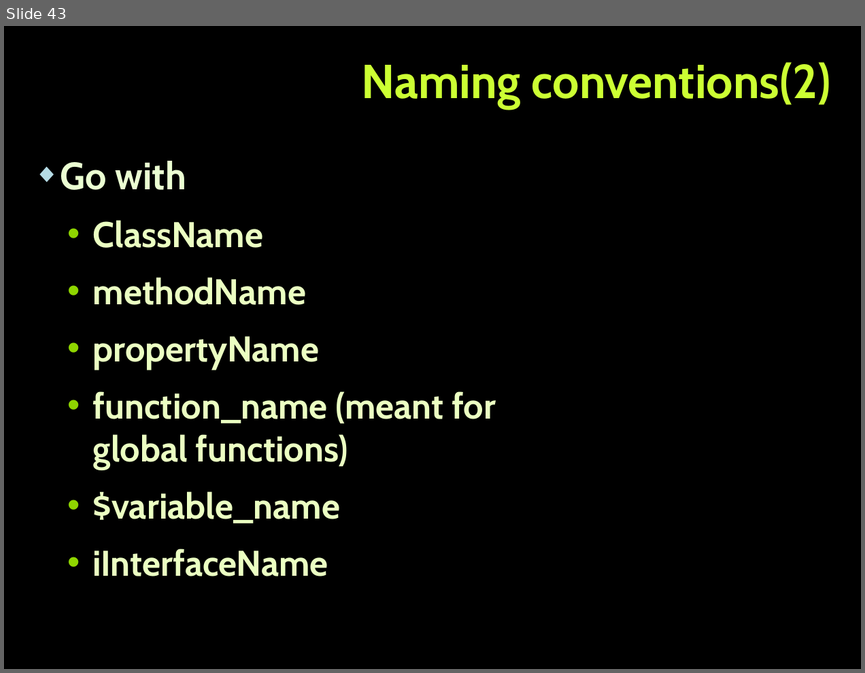
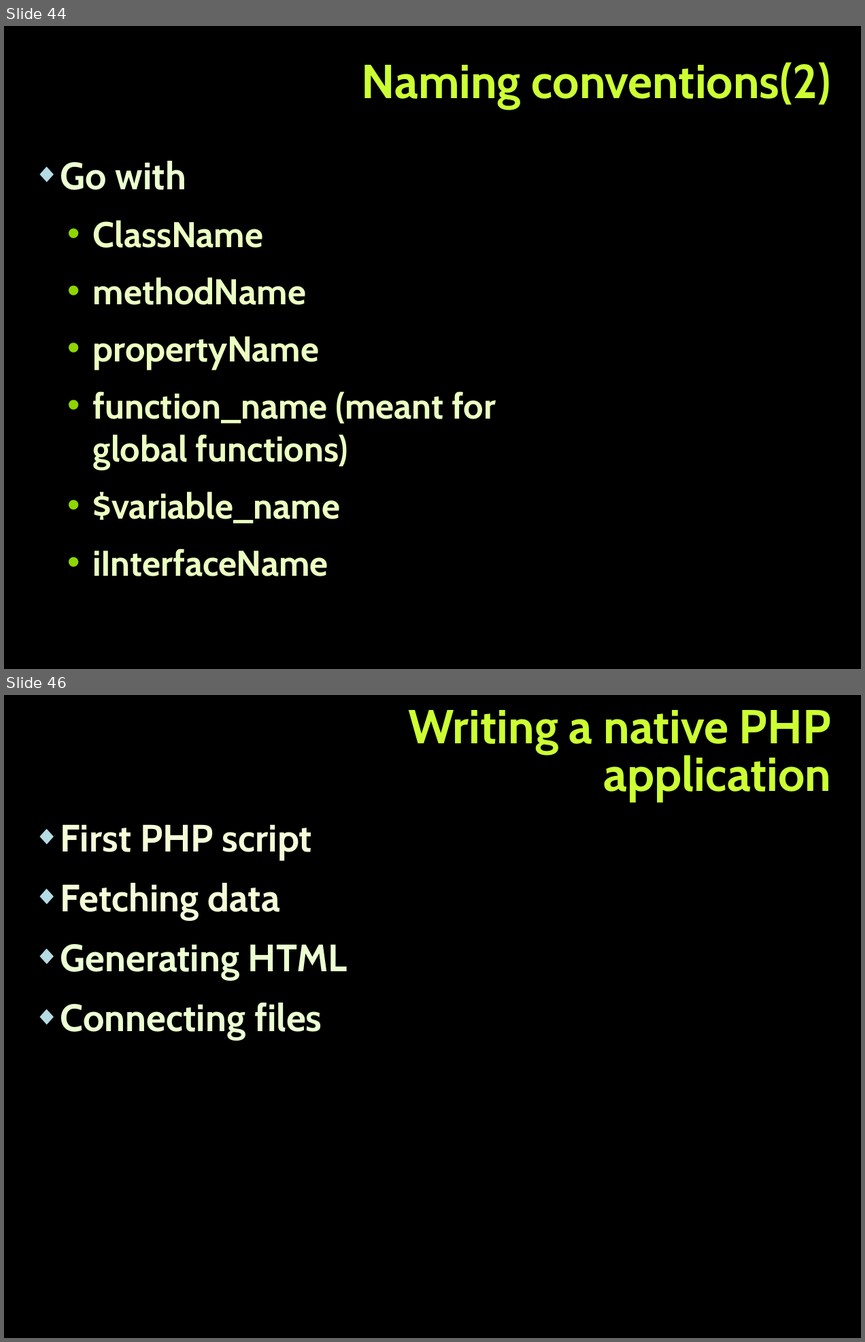
Before and after one commit to tanzhur/PHP_MVC-seminar, a slide deck: PHP_MVC.pptx. Shown one above the other, each under a label of ours: slide 43 before the commit, slides 44 and 46 after it; the slides between them are not shown. The pictures are 865x673 and 865x1342 pixels, drawn with LibreOffice and Linux fonts; fonts in the diff are those of the drawing; background and template pictures are left out. Boxes give left, top, right and bottom in pixels: in the first picture for what was removed or moved away, otherwise in the second. Text is boxed around its words. In the diff, an @@ line names an element or a change of style, - is before the commit and + after.

Commit message:
Native part of lecture finished
The native part of the presentation is done!

```diff
--- a/PHP_MVC.pptx
+++ b/PHP_MVC.pptx
@@ slide 46 added at bbox=[4, 695, 861, 1338], background picture (left out) @@
@@ title added at bbox=[409, 710, 831, 802], 40 pt, text #CCFF33, bold @@
+Writing a native PHP application
@@ text added at bbox=[60, 824, 347, 1040], 32 pt, text #EBFFD2, bold @@
+◆ First PHP script
+◆ Fetching data
+◆ Generating HTML
+◆ Connecting files
@@ what was slide 43 is now slide 44 @@
```
Also in this commit, not shown: 1 slide changed, 8 other slides added, 1 other file.
